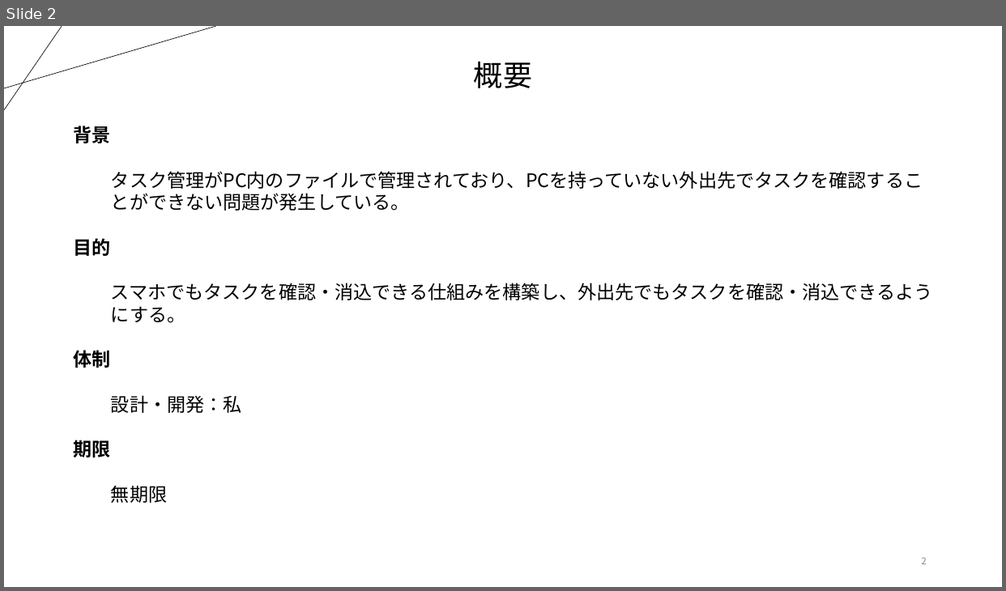
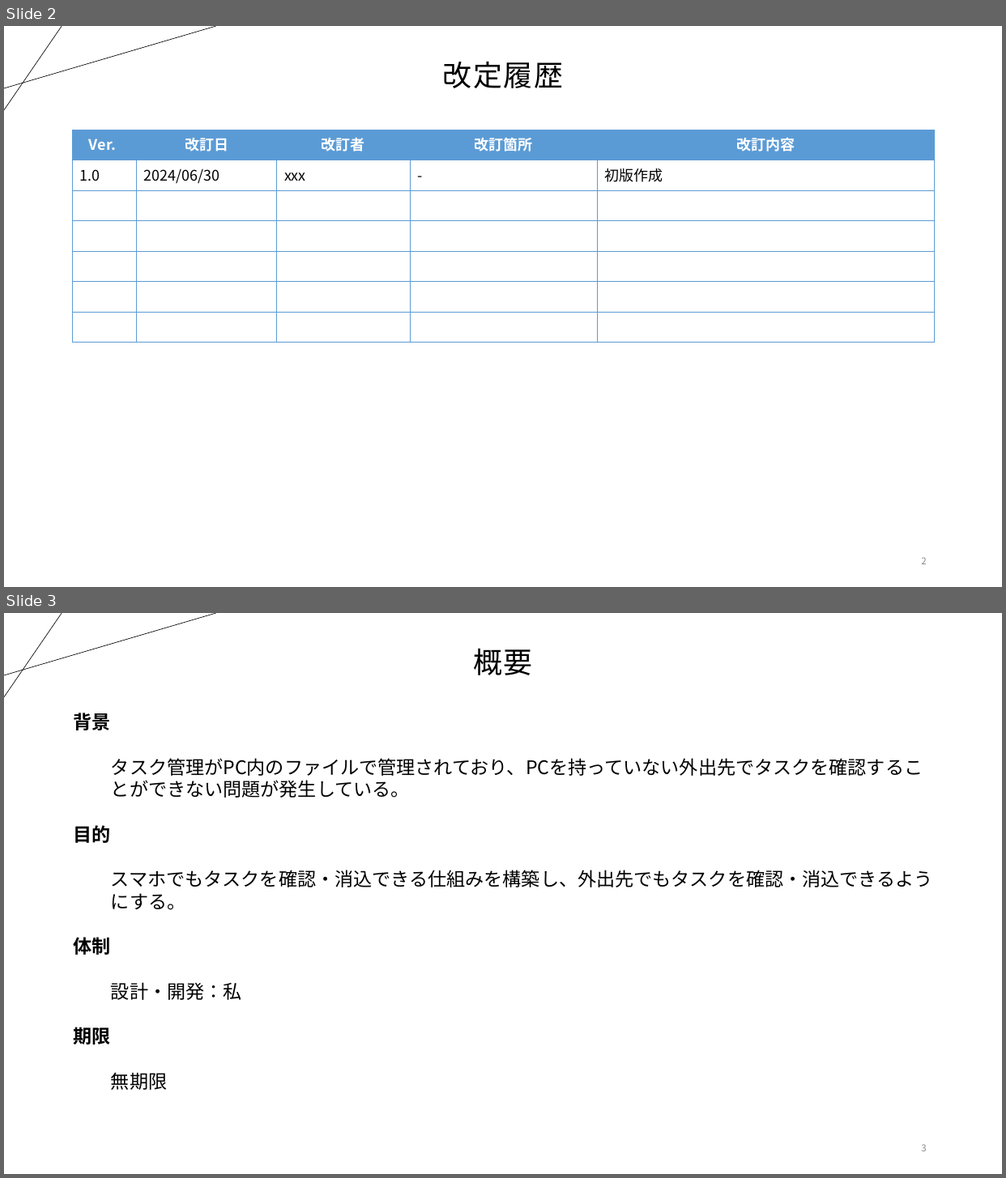
Before and after one commit to atman-33/system-dev-docs, a slide deck: water-fall/10_要件定義/10_タスク管理システム_全体像_v1.0.pptx. Shown one above the other, each under a label of ours: slide 2 before the commit, slides 2 and 3 after it. The pictures are 1006x591 and 1006x1178 pixels, drawn with LibreOffice and Linux fonts; fonts in the diff are those of the drawing. Boxes give left, top, right and bottom in pixels: in the first picture for what was removed or moved away, otherwise in the second. Text is boxed around its words. In the diff, an @@ line names an element or a change of style, - is before the commit and + after.

```diff
--- a/water-fall/10_要件定義/10_タスク管理システム_全体像_v1.0.pptx
+++ b/water-fall/10_要件定義/10_タスク管理システム_全体像_v1.0.pptx
@@ slide 2 added at [4, 26, 1002, 587], background #FFFFFF; not listed: 2 template elements that a slide beside it also shows @@
@@ title added at [442, 61, 563, 88], 28 pt, text #000000 @@
+改定履歴
@@ table added at [72, 130, 935, 343], 7 rows, 5 columns @@
+Ver. | 改訂日 | 改訂者 | 改訂箇所 | 改訂内容
+1.0 | 2024/06/30 | xxx | - | 初版作成
+ |  |  |  | 
+ |  |  |  | 
+ |  |  |  | 
+ |  |  |  | 
+ |  |  |  | 
@@ page number added at [921, 557, 926, 565], 9 pt, text #8C8C8C @@
+2
@@ what was slide 2 is now slide 3 @@
@@ page number at [921, 1144, 926, 1152]: text changed @@
-2
+3
```
Also in this commit, not shown: 2 slides changed, 1 other slide added, 4 other files.
